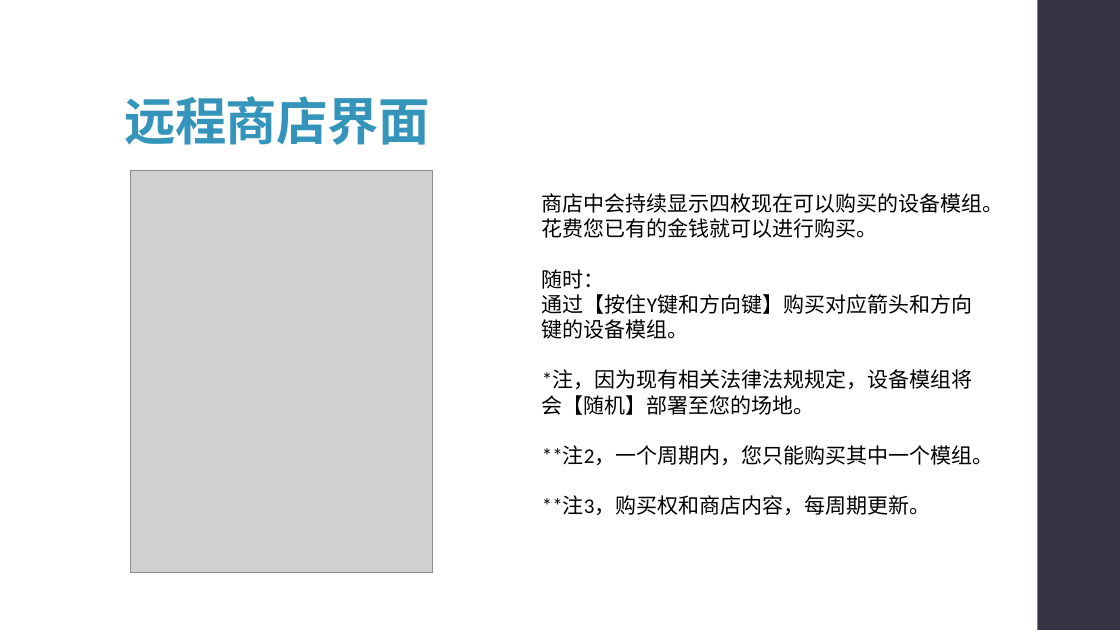
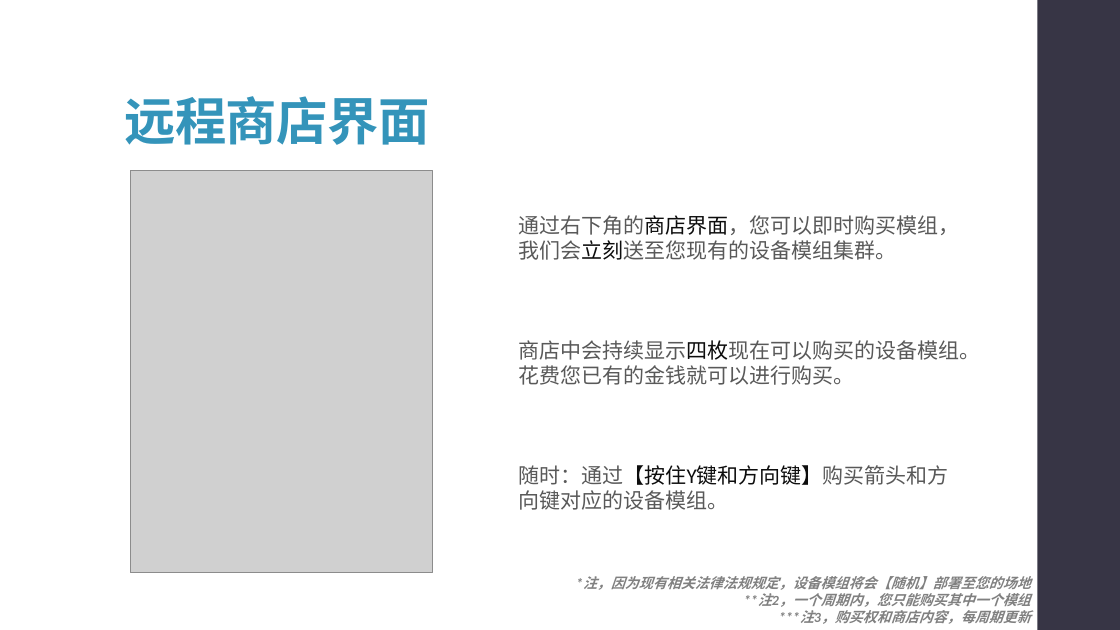
Before and after one commit to syx007/GamePlayGround, a slide deck: slide 9 of document/ROOT 操作指南.pptx. Drawn at 1120x630 pixels with LibreOffice and Linux fonts; fonts in the diff are those of the drawing; grey boxes stand for pictures. Boxes give left, top, right and bottom in pixels: in the first picture for what was removed or moved away, otherwise in the second. Text is boxed around its words. In the diff, an @@ line names an element or a change of style, - is before the commit and + after.

```diff
--- a/document/ROOT 操作指南.pptx
+++ b/document/ROOT 操作指南.pptx
@@ text added at (519, 215, 960, 260), 18 pt, text #595959 @@
+通过右下角的商店界面，您可以即时购买模组，我们会立刻送至您现有的设备模组集群。
@@ text added at (519, 340, 981, 385), 18 pt, text #595959 @@
+商店中会持续显示四枚现在可以购买的设备模组。花费您已有的金钱就可以进行购买。
@@ text added at (519, 465, 949, 510), 18 pt, text #595959 @@
+随时：通过【按住Y键和方向键】购买箭头和方向键对应的设备模组。
@@ text at (583, 576, 1031, 624): text changed; size 18 to 12 pt; text colour #000000 to #808080; bold on; italic on @@
-商店中会持续显示四枚现在可以购买的设备模组。花费您已有的金钱就可以进行购买。
-随时：
-通过【按住Y键和方向键】购买对应箭头和方向键的设备模组。
-*注，因为现有相关法律法规规定，设备模组将会【随机】部署至您的场地。
-**注2，一个周期内，您只能购买其中一个模组。
-**注3，购买权和商店内容，每周期更新。
+*注，因为现有相关法律法规规定，设备模组将会【随机】部署至您的场地
+**注2，一个周期内，您只能购买其中一个模组
+***注3，购买权和商店内容，每周期更新
```
Also in this commit, not shown: 11 other slides changed, 3 slides added, 1 slide removed.
